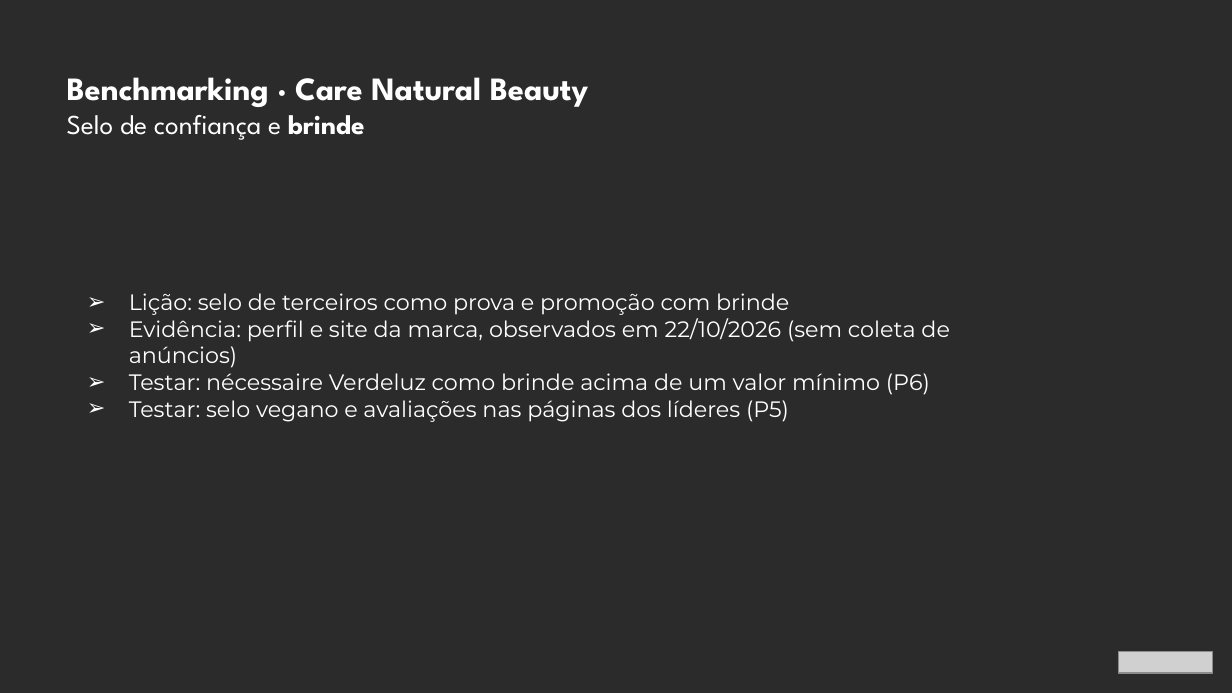
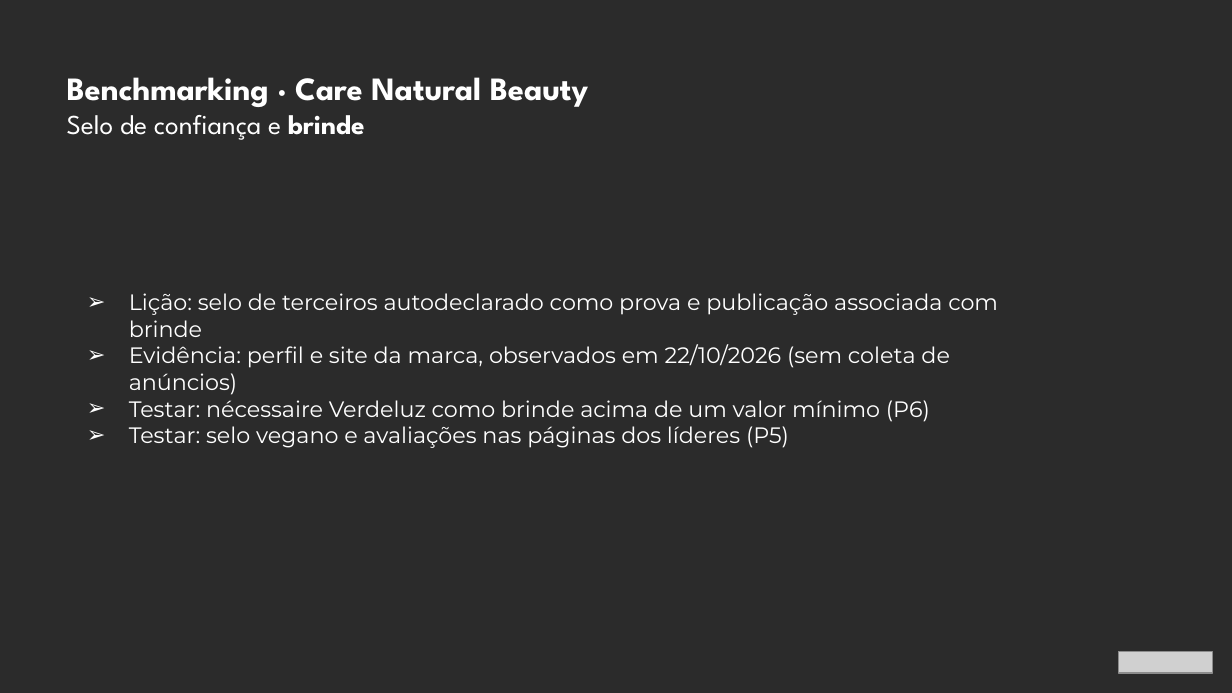
Before and after one commit to MatheusBoomer/growth-cycle-boomer, a slide deck: slide 41 of clientes/_fixtures/verdeluz/base/app/propostas/af3eb9ea-451d-d6f5-3f3d-44d3a8131ce2.pptx. Drawn at 1232x693 pixels with LibreOffice and Linux fonts; fonts in the diff are those of the drawing; grey boxes stand for pictures; background and template pictures are left out; a plain dark background stands for a picture behind light text. Boxes give left, top, right and bottom in pixels: in the first picture for what was removed or moved away, otherwise in the second. Text is boxed around its words. In the diff, an @@ line names an element or a change of style, - is before the commit and + after.

```diff
--- a/clientes/_fixtures/verdeluz/base/app/propostas/af3eb9ea-451d-d6f5-3f3d-44d3a8131ce2.pptx
+++ b/clientes/_fixtures/verdeluz/base/app/propostas/af3eb9ea-451d-d6f5-3f3d-44d3a8131ce2.pptx
@@ text at (129, 293, 998, 337): text changed @@
-➢ Lição: selo de terceiros como prova e promoção com brinde
+➢ Lição: selo de terceiros autodeclarado como prova e publicação associada com brinde
```
Also in this commit, not shown: 2 other slides changed, 25 other files.
